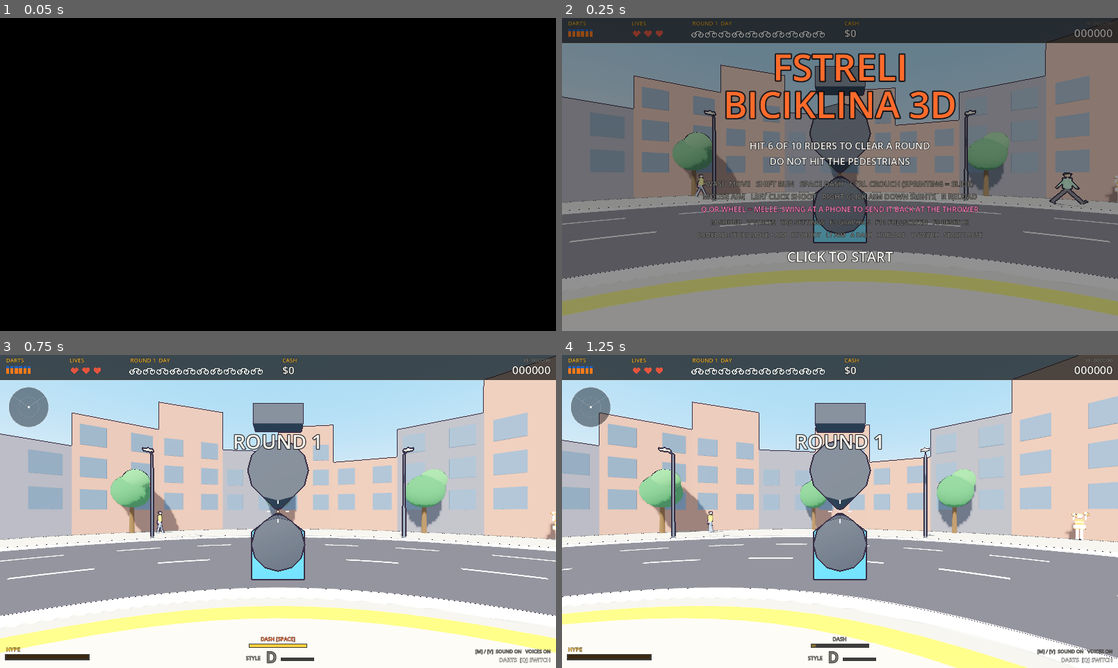
Above: before the commit, frames 1-4 (two rows, left to right).
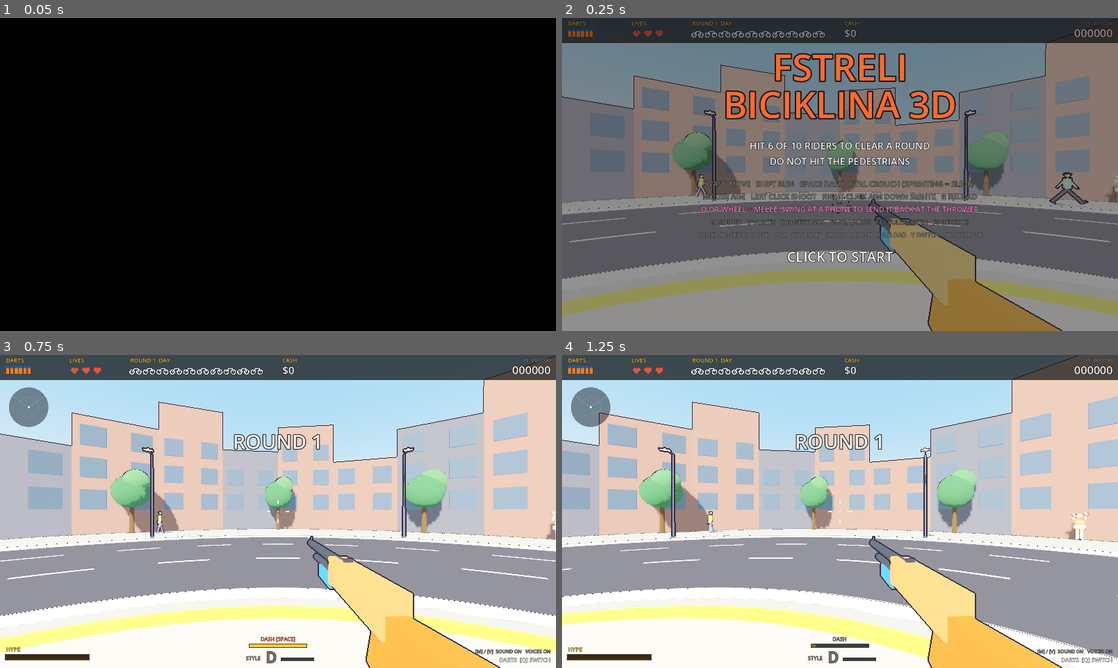
Above: after the commit, the same moments.

Repository: GVihi/FstreliBiciklina3D
Game: Godot game, scene res://main.tscn
The game is run twice, just before and just after one commit, with the same random seed, the same clock (stepped at 60 frames per second) and the same inputs.
Inputs (mouse positions are in pixels of both pictures, inside the frame that each line leads up to):
- Up to frame 1 (0.05 s): no input
- Up to frame 2 (0.25 s): no input
- Up to frame 3 (0.75 s): tap Enter at 0.5 s; move the mouse to (400, 495) at 0.52 s; hold Right from 0.53 s (still down); tap R at 0.6 s; click (400, 495) at 0.67 s
- Up to frame 4 (1.25 s): keep holding Right; tap Space at 0.77 s

Frame 1 is identical in both runs. In frame 2, 7.1% of the frame differs, in the area x 44-90%, y 15-100%; in frame 3, 9.2%; in frame 4, 9.2%.
Error before the commit: Invalid access to property or key 'rubber' on a base object of type 'Node3D'. (res://scripts/player.gd:215)

Commit message:
Fix update_gun: local named g shadowed the game reference
The original update_gun has a local called g (the gun node). After the move
into player.gd, g also means the game node, so g.rubber, g.state etc. hit the
gun node and crashed with 'Invalid access to property or key rubber'.
Rename the local to gun_node.

Co-Authored-By: Claude Sonnet 5.5 <noreply@anthropic.com>
Claude-Session: https://claude.ai/code/session_01ShLHRRdnSYSZazKqP7QJMN

Diff:
--- a/scripts/player.gd
+++ b/scripts/player.gd
@@ -211,10 +211,10 @@
 	return (g.up["wide"] * 5.0 + (18.0 if g.buffs["big"] > 0.0 else 0.0)) * 0.025
 
 func update_gun(dt: float) -> void:
-	var g: Node3D = g.gun["root"]
+	var gun_node: Node3D = g.gun["root"]
 	var rb: Node3D = g.rubber["root"]
 	var menu = g.state == "upgrade" or g.state == "shop"
-	g.visible = not g.melee and not menu
+	gun_node.visible = not g.melee and not menu
 	rb.visible = g.melee and not menu
 	var pump: Node3D = g.gun["pump"]
 	var hip = Vector3(0.24, -0.22, -0.52)
@@ -222,8 +222,8 @@
 	var p = hip.lerp(ads, g.ads_t)
 	p.z += g.recoil * 0.07
 	p.y -= (0.05 if g.sprinting else 0.0) + (0.04 if g.loading else 0.0)
-	g.position = g.position.lerp(p, minf(1.0, dt * 18.0))
-	g.rotation = Vector3(g.recoil * 0.14 + (0.18 if g.sprinting else 0.0), (1.0 - g.ads_t) * 0.06, 0.0)
+	gun_node.position = gun_node.position.lerp(p, minf(1.0, dt * 18.0))
+	gun_node.rotation = Vector3(g.recoil * 0.14 + (0.18 if g.sprinting else 0.0), (1.0 - g.ads_t) * 0.06, 0.0)
 	var phase = 0.0
 	if g.pump_t > 0.0:
 		phase = sin(PI * (1.0 - g.pump_t / maxf(g.pump_dur, 0.01)))
